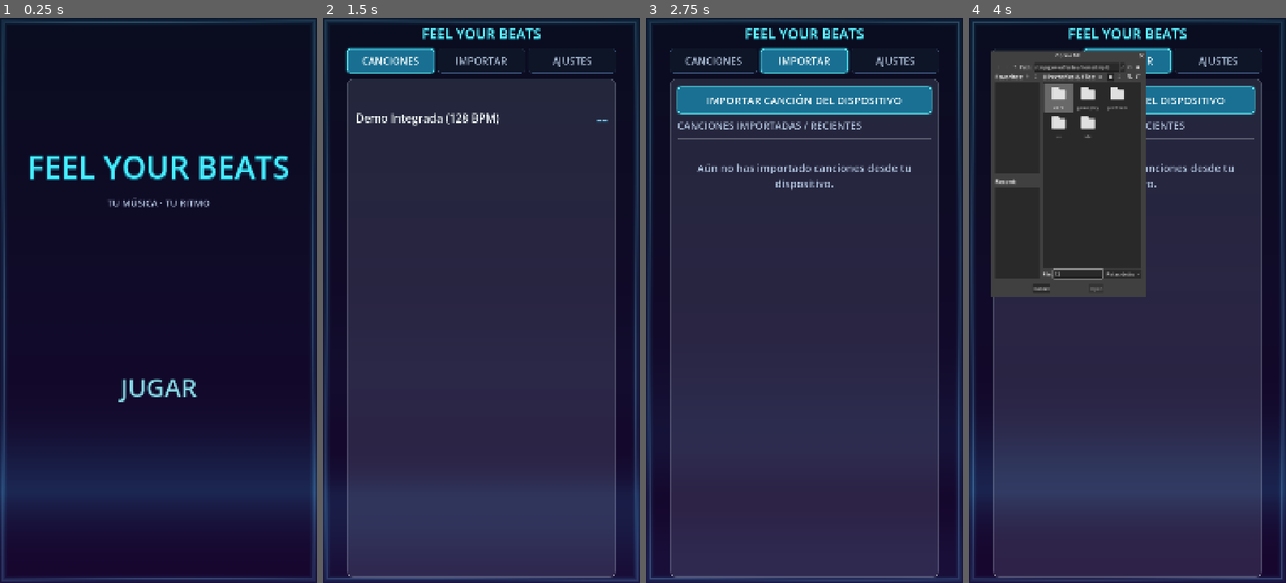
Above: before the commit, frames 1-4 (left to right).
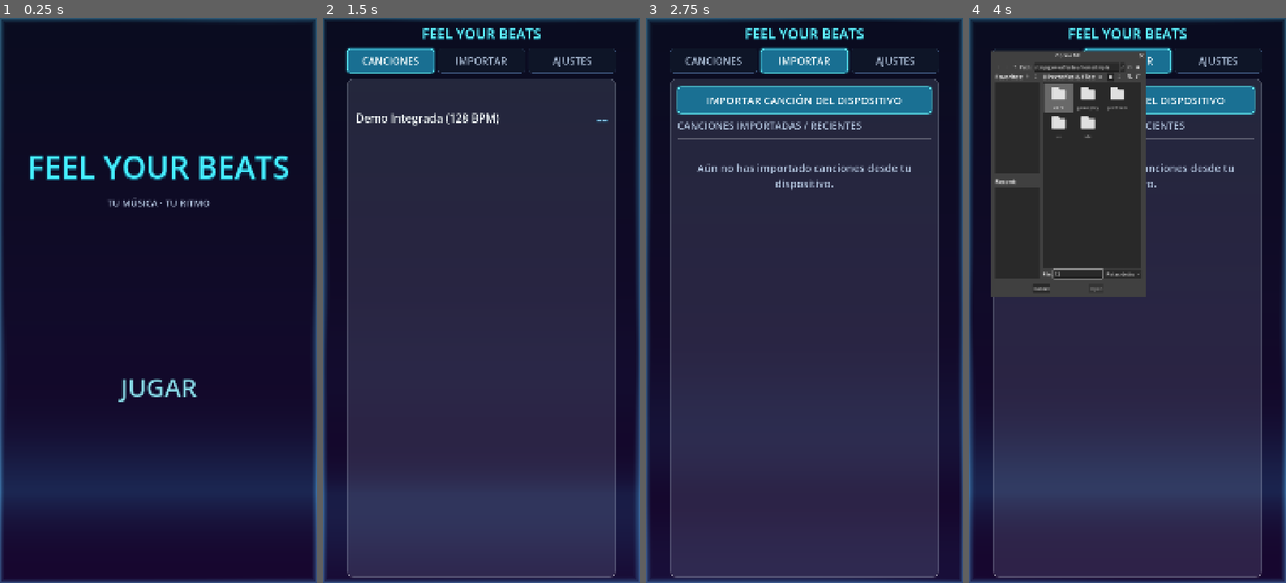
Above: after the commit, the same moments.

Repository: Carrillo524/FeelYourBeats
Game: Godot game, scene res://ui/main_menu.tscn
Two runs of this game, one before a commit and one after it. Both use one fixed random seed, a clock stepped at 60 frames per second and the inputs below.
Inputs (mouse positions are in pixels of both pictures, inside the frame that each line leads up to):
- Up to frame 1 (0.25 s): no input
- Up to frame 2 (1.5 s): click "JUGAR" at 0.5 s; click "CANCIONES" at 1.25 s
- Up to frame 3 (2.75 s): click "IMPORTAR" at 2 s
- Up to frame 4 (4 s): click "IMPORTAR CANCIÓN DEL DISPOSIT…" at 2.75 s; click (1076, 272) at 3.52 s; type "12" at 3.6 s

The runs differ from the first frame. In frame 1, 2.4% of the frame differs, in the area x 0-100%, y 0-100%; in frame 2, 2.4%; in frame 3, 2.3%; in frame 4, 2.3%.

Commit message:
feat(vfx): render border-emanating light-blue neon wave blur without outline stroke

Diff:
--- a/vfx/reactive_backdrop.gdshader
+++ b/vfx/reactive_backdrop.gdshader
@@ -17,9 +17,9 @@
 uniform float edge_glow_width : hint_range(0.01, 0.45) = 0.11;
 uniform float edge_drop_boost : hint_range(0.0, 1.0) = 0.0;
 uniform float wave_amplitude : hint_range(0.0, 2.0) = 0.65;
-uniform float wave_filament_intensity : hint_range(0.0, 1.5) = 0.42;
-uniform vec4 edge_primary_color : source_color = vec4(0.16, 0.88, 1.00, 1.0);
-uniform vec4 edge_drop_color : source_color = vec4(1.00, 0.26, 0.86, 1.0);
+uniform float wave_blur_intensity : hint_range(0.0, 1.5) = 0.34;
+uniform vec4 edge_primary_color : source_color = vec4(0.28, 0.86, 1.00, 1.0);
+uniform vec4 edge_drop_color : source_color = vec4(0.56, 0.94, 1.00, 1.0);
 
 void fragment() {
 	float zoom_scale = 1.0 / (1.0 + (zoom_bounce * 0.16));
@@ -79,78 +79,48 @@
 	float saturation_boost = 1.0 + (0.32 * energy_level) + (0.42 * bass_energy) + (0.22 * drop_active);
 	vec3 saturated_rgb = mix(vec3(luma), raw_rgb, saturation_boost);
 
-	// Aspect-ratio-corrected continuous perimeter coordinate perim_t (0..1 clockwise)
+	// Border-emanating light-blue neon wave blur (no outline stroke, seamless across corners)
 	float inv_aspect = 1.0 / max(aspect_ratio, 0.001);
-	float d_left = UV.x;
-	float d_right = 1.0 - UV.x;
-	float d_top = UV.y * inv_aspect;
-	float d_bottom = (1.0 - UV.y) * inv_aspect;
-	float edge_dist = min(min(d_left, d_right), min(d_top, d_bottom));
+	vec2 centered_p = vec2(UV.x - 0.5, (UV.y - 0.5) * inv_aspect);
+	float angle = atan(centered_p.y, centered_p.x);
 
-	float arc_len = 0.0;
-	if (d_top <= d_bottom && d_top <= d_left && d_top <= d_right) {
-		arc_len = UV.x;
-	} else if (d_right <= d_left && d_right <= d_top && d_right <= d_bottom) {
-		arc_len = 1.0 + (UV.y * inv_aspect);
-	} else if (d_bottom <= d_top && d_bottom <= d_left && d_bottom <= d_right) {
-		arc_len = 1.0 + inv_aspect + (1.0 - UV.x);
-	} else {
-		arc_len = 2.0 + inv_aspect + ((1.0 - UV.y) * inv_aspect);
-	}
-	float total_perim = 2.0 * (1.0 + inv_aspect);
-	float perim_t = arc_len / max(total_perim, 0.001);
-	float theta = perim_t * 6.28318530718;
+	float dist_x = min(UV.x, 1.0 - UV.x);
+	float dist_y = min(UV.y, 1.0 - UV.y) * inv_aspect;
+	float edge_dist = min(dist_x, dist_y);
 
-	// Multi-band harmonic displacement around the 4-edge loop (bass, mid, high + subtle idle motion)
-	float idle_wave = (sin((theta * 4.0) - (TIME * 1.15)) * 0.5 + 0.5) * 0.0055;
-	float bass_lobe = pow(sin((theta * 4.0) - (TIME * 2.2)) * 0.5 + 0.5, 1.6) * bass_energy * 0.032;
-	float bass_sub = pow(sin((theta * 6.0) + (TIME * 1.7)) * 0.5 + 0.5, 2.0) * bass_energy * 0.016;
-	float mid_lobe = pow(sin((theta * 10.0) + (TIME * 3.6)) * 0.5 + 0.5, 1.8) * mid_energy * 0.022;
-	float mid_harm = (sin((theta * 14.0) - (TIME * 4.4)) * 0.5 + 0.5) * mid_energy * 0.010;
-	float high_lobe = pow(sin((theta * 24.0) - (TIME * 6.2)) * 0.5 + 0.5, 2.2) * high_energy * 0.015;
-	float high_spark = pow(sin((theta * 34.0) + (TIME * 7.8)) * 0.5 + 0.5, 2.5) * high_energy * 0.008;
+	// Integer angular harmonics around center (eliminates diagonal corner seams)
+	float h3 = sin((3.0 * angle) - (TIME * 1.35)) * 0.5 + 0.5;
+	float h5 = sin((5.0 * angle) + (TIME * 2.10)) * 0.5 + 0.5;
+	float h8 = sin((8.0 * angle) - (TIME * 3.25)) * 0.5 + 0.5;
+	float h11 = sin((11.0 * angle) + (TIME * 4.40)) * 0.5 + 0.5;
 
-	float wave_height = min(
-		(idle_wave + bass_lobe + bass_sub + mid_lobe + mid_harm + high_lobe + high_spark) * wave_amplitude,
-		0.095
+	float idle_crest = (h3 * 0.48) + (h5 * 0.34) + (h8 * 0.18);
+	float spectral_crest = (pow(h3, 1.35) * bass_energy * 0.044)
+		+ (pow(h5, 1.50) * mid_energy * 0.032)
+		+ ((pow(h8, 1.70) * 0.65 + pow(h11, 2.0) * 0.35) * high_energy * 0.022);
+	float crest_shape = clamp((idle_crest * 0.55) + (h3 * 0.25) + (h5 * 0.20), 0.0, 1.0);
+
+	// Rest/soft BGM reach: ~0.014..0.028; expands on beats and drops without invading lanes
+	float base_reach = 0.014 + (idle_crest * 0.014);
+	float beat_expand = (edge_glow_intensity * (0.042 + (0.058 * crest_shape)))
+		+ (edge_drop_boost * (0.050 + (0.068 * crest_shape)));
+	float wave_reach = clamp(
+		base_reach + (spectral_crest * wave_amplitude) + beat_expand,
+		0.014,
+		0.185
 	);
-	float wave_line_pos = 0.010 + wave_height;
-	float peak_factor = clamp(wave_height / 0.055, 0.0, 1.0);
 
-	// Shared color palette shifting with frequency peaks and drops
-	float perim_wave = sin((theta * 3.0) - (TIME * (2.4 + edge_drop_boost * 4.0))) * 0.5 + 0.5;
-	vec3 drop_gold = vec3(1.0, 0.80, 0.24);
-	vec3 drop_mix_color = mix(edge_drop_color.rgb, drop_gold, perim_wave * 0.38 * edge_drop_boost);
-	vec3 peak_tint = mix(edge_primary_color.rgb, vec3(0.58, 0.96, 1.0), peak_factor * 0.45);
-	vec3 halo_color = mix(peak_tint, drop_mix_color, clamp(edge_drop_boost * 0.92, 0.0, 1.0));
-	vec3 core_white = mix(halo_color, vec3(1.0, 0.98, 1.0), 0.62 + 0.28 * max(peak_factor, edge_drop_boost));
+	// Pure filled soft blur gradient from physical screen edge (edge_dist = 0.0) to wave_reach
+	float fill_blur = pow(smoothstep(wave_reach, 0.0, edge_dist), 1.45);
+	float bezel_core = pow(smoothstep(wave_reach * 0.42, 0.0, edge_dist), 2.1);
 
-	// Layer 1: Thin continuous neon wave filament (always visible at low amplitude, brighter on peaks)
-	float dist_to_wave = abs(edge_dist - wave_line_pos);
-	float filament_core = 1.0 - smoothstep(0.0, 0.0042, dist_to_wave);
-	float filament_sheen = 1.0 - smoothstep(0.0, 0.015 + (0.010 * peak_factor), dist_to_wave);
-	float under_wave_fill = (1.0 - smoothstep(0.0, wave_line_pos, edge_dist)) * (0.12 + 0.28 * peak_factor);
-	float filament_gain = wave_filament_intensity * (0.52 + (0.85 * peak_factor) + (0.35 * edge_glow_intensity));
-	vec3 wave_filament_rgb = (core_white * filament_core * filament_gain * 0.95)
-		+ (halo_color * (filament_sheen * 0.55 + under_wave_fill * 0.48) * filament_gain);
+	vec3 neon_blue = mix(edge_primary_color.rgb, edge_drop_color.rgb, clamp(edge_drop_boost * 0.65, 0.0, 1.0));
+	vec3 core_ice_blue = mix(neon_blue, vec3(0.88, 0.98, 1.00), 0.72 + (0.20 * max(edge_glow_intensity, edge_drop_boost)));
 
-	// Layer 2: Beat & drop perimeter blur halo riding the modulated wave contour (center remains 100% clean)
-	float safe_width = max(edge_glow_width, 0.02);
-	float halo_dist = max(0.0, edge_dist - (wave_height * 0.55));
-	float outer_norm = clamp(halo_dist / safe_width, 0.0, 1.0);
-	float outer_blur = pow(1.0 - outer_norm, 2.6) * smoothstep(1.0, 0.0, outer_norm);
+	float local_peak_lift = 0.78 + (0.42 * smoothstep(0.020, 0.120, wave_reach));
+	float blur_gain = (wave_blur_intensity + (edge_glow_intensity * 0.68) + (edge_drop_boost * 0.45)) * local_peak_lift;
+	vec3 edge_wave_rgb = (neon_blue * fill_blur * blur_gain) + (core_ice_blue * bezel_core * blur_gain * 0.52);
 
-	float mid_norm = clamp(halo_dist / (safe_width * 0.48), 0.0, 1.0);
-	float mid_halo = exp(-mid_norm * 3.2) * (1.0 - smoothstep(0.75, 1.0, mid_norm));
-
-	float rim_norm = clamp(halo_dist / (safe_width * 0.14), 0.0, 1.0);
-	float hot_rim = pow(1.0 - rim_norm, 2.2) * (1.0 - smoothstep(0.85, 1.0, rim_norm));
-
-	float wave_mod = mix(0.88, 1.15, clamp(peak_factor * 0.75 + perim_wave * 0.25, 0.0, 1.0));
-	float edge_energy = (outer_blur * 0.58 + mid_halo * 0.52) * edge_glow_intensity * wave_mod;
-	float rim_energy = hot_rim * edge_glow_intensity * (0.45 + 0.55 * edge_drop_boost);
-	vec3 edge_halo_rgb = (halo_color * edge_energy) + (core_white * rim_energy);
-
-	vec3 final_rgb = clamp(saturated_rgb + wave_filament_rgb + edge_halo_rgb, vec3(0.0), vec3(1.0));
+	vec3 final_rgb = clamp(saturated_rgb + edge_wave_rgb, vec3(0.0), vec3(1.0));
 	COLOR = vec4(final_rgb, 1.0);
 }
--- a/vfx/reactive_background.gd
+++ b/vfx/reactive_background.gd
@@ -32,14 +32,14 @@
 @export var dsp_clock: DSPClock = null
 @export var hit_judge: HitJudge = null
 @export var audio_analyzer: AudioAnalyzer = null
-@export var edge_primary_color: Color = Color(0.16, 0.88, 1.0, 1.0)
-@export var edge_drop_color: Color = Color(1.0, 0.26, 0.86, 1.0)
+@export var edge_primary_color: Color = Color(0.28, 0.86, 1.0, 1.0)
+@export var edge_drop_color: Color = Color(0.56, 0.94, 1.0, 1.0)
 
 var edge_glow_intensity: float = 0.0
 var edge_glow_width: float = EDGE_BASE_WIDTH
 var edge_drop_boost: float = 0.0
 var wave_amplitude: float = 0.65
-var wave_filament_intensity: float = 0.42
+var wave_blur_intensity: float = 0.34
 
 var _shader_material: ShaderMaterial = null
 var _backdrop_mode: int = BackdropMode.GAMEPLAY
@@ -202,8 +202,8 @@
 	return wave_amplitude
 
 
-func get_wave_filament_intensity() -> float:
-	return wave_filament_intensity
+func get_wave_blur_intensity() -> float:
+	return wave_blur_intensity
 
 
 func get_smoothed_mid_energy() -> float:
@@ -444,26 +444,26 @@
 		1.0
 	)
 	var target_wave_amp: float = 0.42
-	var target_filament: float = 0.34
+	var target_blur_intensity: float = 0.30
 	if _backdrop_mode == BackdropMode.MENU:
 		if _menu_bgm_active:
 			target_wave_amp = clampf(0.55 + (spectral_activity * 0.45) + (edge_glow_intensity * 0.25), 0.50, 1.10)
-			target_filament = clampf(0.42 + (spectral_activity * 0.36) + (edge_glow_intensity * 0.24), 0.38, 0.90)
+			target_blur_intensity = clampf(0.36 + (spectral_activity * 0.32) + (edge_glow_intensity * 0.24), 0.32, 0.86)
 	else:
 		target_wave_amp = clampf(
 			0.62 + (spectral_activity * 0.55) + (edge_glow_intensity * 0.28) + (edge_drop_boost * 0.42),
 			0.55,
 			1.50
 		)
-		target_filament = clampf(
-			0.48 + (spectral_activity * 0.42) + (edge_glow_intensity * 0.28) + (edge_drop_boost * 0.30),
-			0.44,
-			1.20
+		target_blur_intensity = clampf(
+			0.40 + (spectral_activity * 0.38) + (edge_glow_intensity * 0.26) + (edge_drop_boost * 0.30),
+			0.36,
+			1.12
 		)
 
 	var wave_lerp: float = clampf(8.5 * p_delta, 0.0, 1.0)
 	wave_amplitude = lerpf(wave_amplitude, target_wave_amp, wave_lerp)
-	wave_filament_intensity = lerpf(wave_filament_intensity, target_filament, wave_lerp)
+	wave_blur_intensity = lerpf(wave_blur_intensity, target_blur_intensity, wave_lerp)
 
 
 func _sync_shader_parameters() -> void:
@@ -484,6 +484,6 @@
 	_shader_material.set_shader_parameter("edge_glow_width", edge_glow_width)
 	_shader_material.set_shader_parameter("edge_drop_boost", edge_drop_boost)
 	_shader_material.set_shader_parameter("wave_amplitude", wave_amplitude)
-	_shader_material.set_shader_parameter("wave_filament_intensity", wave_filament_intensity)
+	_shader_material.set_shader_parameter("wave_blur_intensity", wave_blur_intensity)
 	_shader_material.set_shader_parameter("edge_primary_color", edge_primary_color)
 	_shader_material.set_shader_parameter("edge_drop_color", edge_drop_color)
Not shown, changed: specs/06_vfx_ui_session.md
Not shown, changed: specs/09_main_menu_and_song_selector.md
